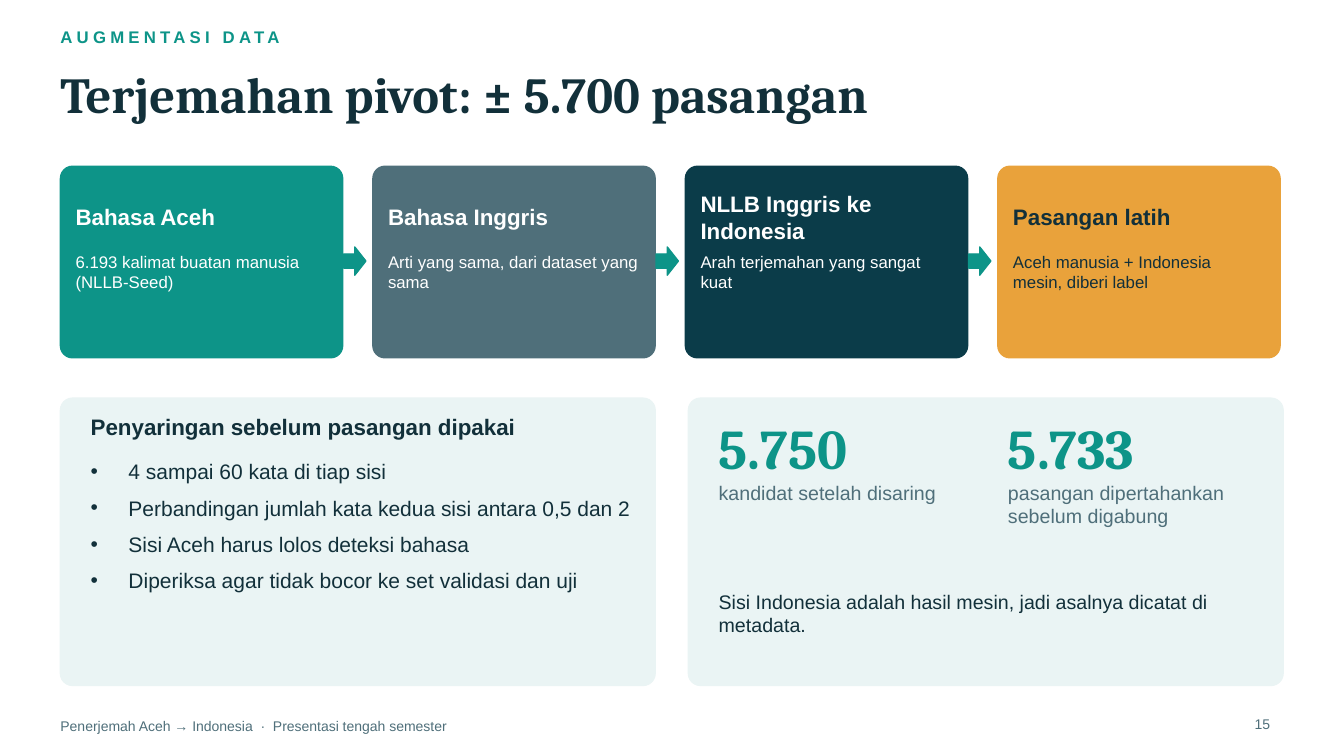
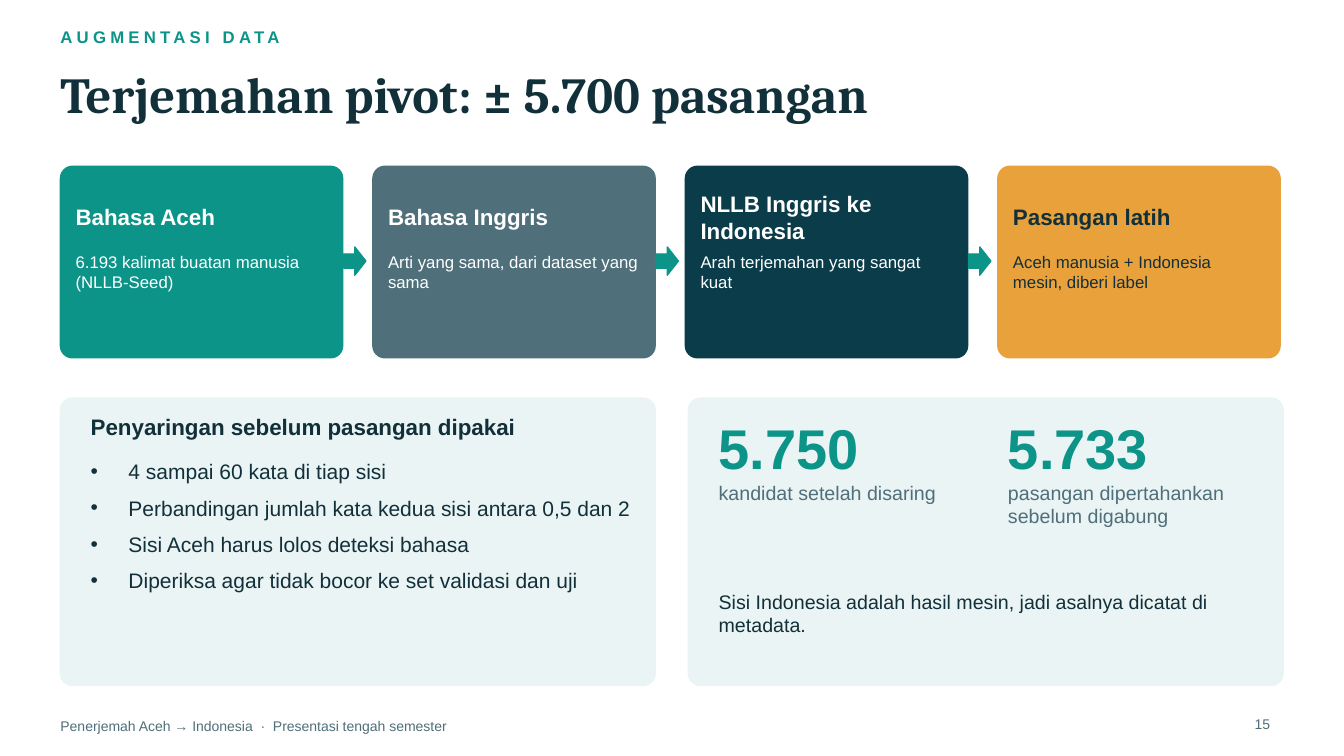
Before and after one commit to Mutaib-yye/aceh_code, a slide deck: slide 15 of reports/Presentasi_Penerjemah_Aceh_Indonesia.pptx. Drawn at 1344x756 pixels with LibreOffice and Linux fonts; fonts in the diff are those of the drawing. Boxes give left, top, right and bottom in pixels: in the first picture for what was removed or moved away, otherwise in the second. Text is boxed around its words. In the diff, an @@ line names an element or a change of style, - is before the commit and + after.

```diff
--- a/reports/Presentasi_Penerjemah_Aceh_Indonesia.pptx
+++ b/reports/Presentasi_Penerjemah_Aceh_Indonesia.pptx
@@ text "5.750" at [719, 430, 859, 470]: font Cambria to Arial @@
@@ text "5.733" at [1008, 430, 1148, 470]: font Cambria to Arial @@
```
Also in this commit, not shown: 15 other slides changed, 3 other files.
